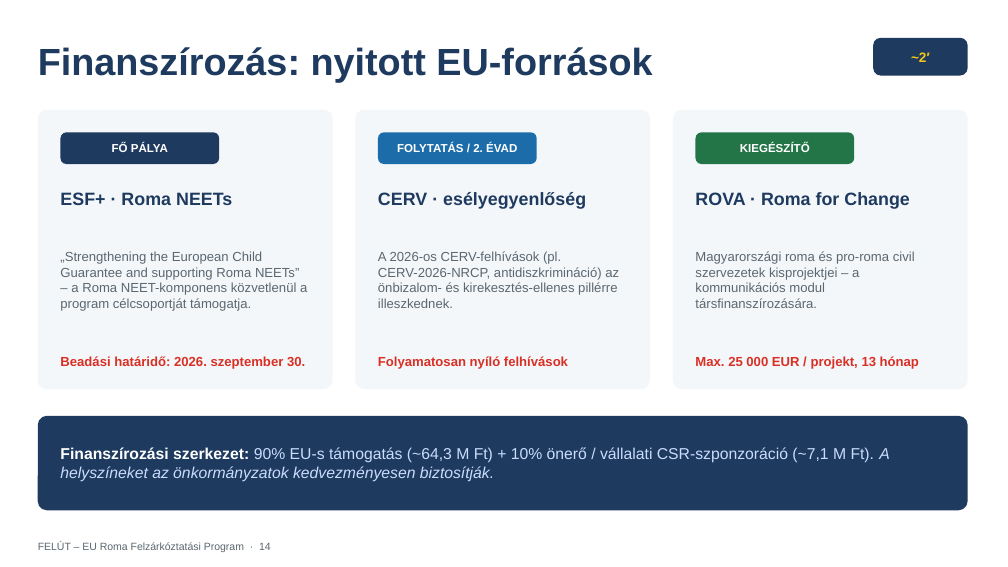
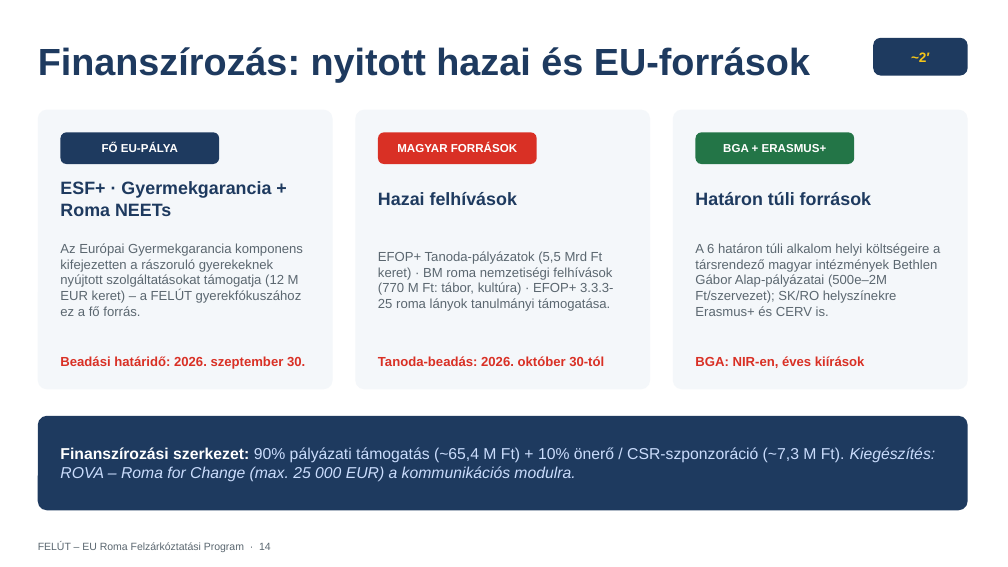
Before and after one commit to ferencszegedi-cmd/aurapro-website, a slide deck: slide 14 of eu-roma-program/prezentacio/FELUT_EU_Roma_Felzarkoztatasi_Program.pptx. Drawn at 1008x567 pixels with LibreOffice and Linux fonts; fonts in the diff are those of the drawing. Boxes give left, top, right and bottom in pixels: in the first picture for what was removed or moved away, otherwise in the second. Text is boxed around its words. In the diff, an @@ line names an element or a change of style, - is before the commit and + after.

```diff
--- a/eu-roma-program/prezentacio/FELUT_EU_Roma_Felzarkoztatasi_Program.pptx
+++ b/eu-roma-program/prezentacio/FELUT_EU_Roma_Felzarkoztatasi_Program.pptx
@@ text at box(38, 47, 810, 82): text changed @@
-Finanszírozás: nyitott EU-források
+Finanszírozás: nyitott hazai és EU-források
@@ text at box(102, 143, 178, 152): text changed @@
-FŐ PÁLYA
+FŐ EU-PÁLYA
@@ rounded rectangle at box(378, 132, 537, 164): fill #1B6CA8 to #D93025 @@
@@ text at box(397, 143, 517, 152): text changed @@
-FOLYTATÁS / 2. ÉVAD
+MAGYAR FORRÁSOK
@@ text at box(723, 144, 827, 152): text changed @@
-KIEGÉSZÍTŐ
+BGA + ERASMUS+
@@ text at box(60, 181, 271, 216): text changed @@
-ESF+ · Roma NEETs
+ESF+ · Gyermekgarancia + Roma NEETs
@@ text at box(378, 192, 517, 205): text changed @@
-CERV · esélyegyenlőség
+Hazai felhívások
@@ text at box(695, 192, 872, 205): text changed @@
-ROVA · Roma for Change
+Határon túli források
@@ text at box(60, 243, 303, 316): text changed @@
-„Strengthening the European Child Guarantee and supporting Roma NEETs” – a Roma NEET-komponens közvetlenül a program célcsoportját támogatja.
+Az Európai Gyermekgarancia komponens kifejezetten a rászoruló gyerekeknek nyújtott szolgáltatásokat támogatja (12 M EUR keret) – a FELÚT gyerekfókuszához ez a fő forrás.
@@ text at box(378, 251, 614, 311): text changed @@
-A 2026-os CERV-felhívások (pl. CERV-2026-NRCP, antidiszkrimináció) az önbizalom- és kirekesztés-ellenes pillérre illeszkednek.
+EFOP+ Tanoda-pályázatok (5,5 Mrd Ft keret) · BM roma nemzetiségi felhívások (770 M Ft: tábor, kultúra) · EFOP+ 3.3.3-25 roma lányok tanulmányi támogatása.
@@ text at box(695, 243, 940, 316): text changed @@
-Magyarországi roma és pro-roma civil szervezetek kisprojektjei – a kommunikációs modul társfinanszírozására.
+A 6 határon túli alkalom helyi költségeire a társrendező magyar intézmények Bethlen Gábor Alap-pályázatai (500e–2M Ft/szervezet); SK/RO helyszínekre Erasmus+ és CERV is.
@@ text at box(378, 356, 604, 366): text changed @@
-Folyamatosan nyíló felhívások
+Tanoda-beadás: 2026. október 30-tól
@@ text at box(695, 356, 865, 368): text changed @@
-Max. 25 000 EUR / projekt, 13 hónap
+BGA: NIR-en, éves kiírások
@@ text at box(60, 447, 936, 482): text changed @@
-Finanszírozási szerkezet: 90% EU-s támogatás (~64,3 M Ft) + 10% önerő / vállalati CSR-szponzoráció (~7,1 M Ft). A helyszíneket az önkormányzatok kedvezményesen biztosítják.
+Finanszírozási szerkezet: 90% pályázati támogatás (~65,4 M Ft) + 10% önerő / CSR-szponzoráció (~7,3 M Ft). Kiegészítés: ROVA – Roma for Change (max. 25 000 EUR) a kommunikációs modulra.
```
Also in this commit, not shown: 9 other slides changed, 6 other files.
